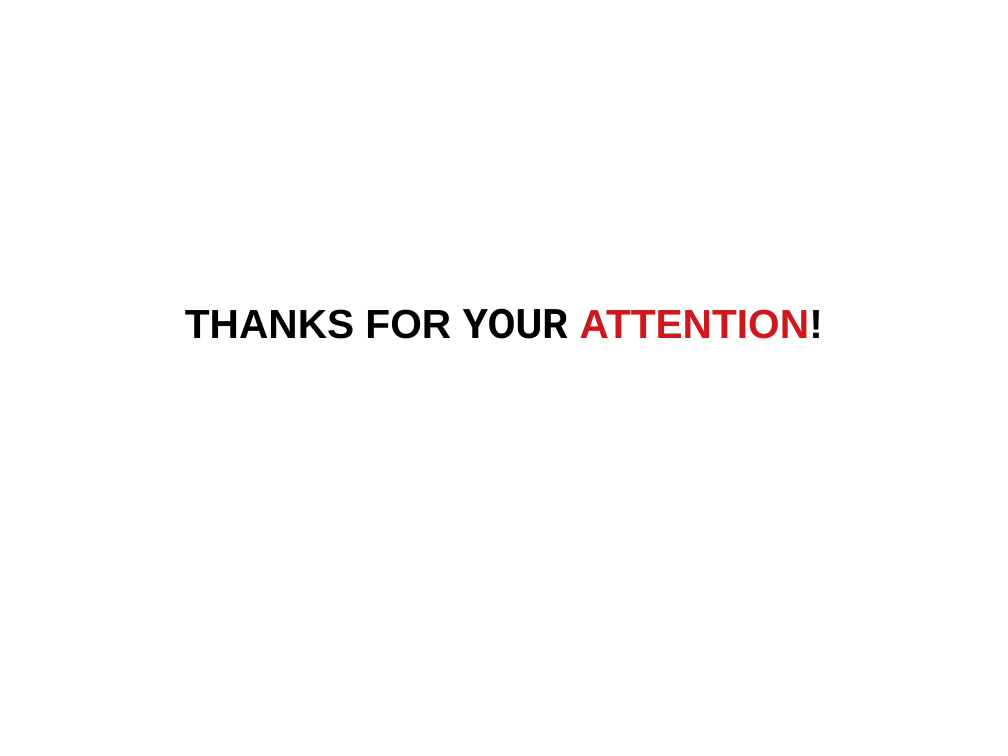
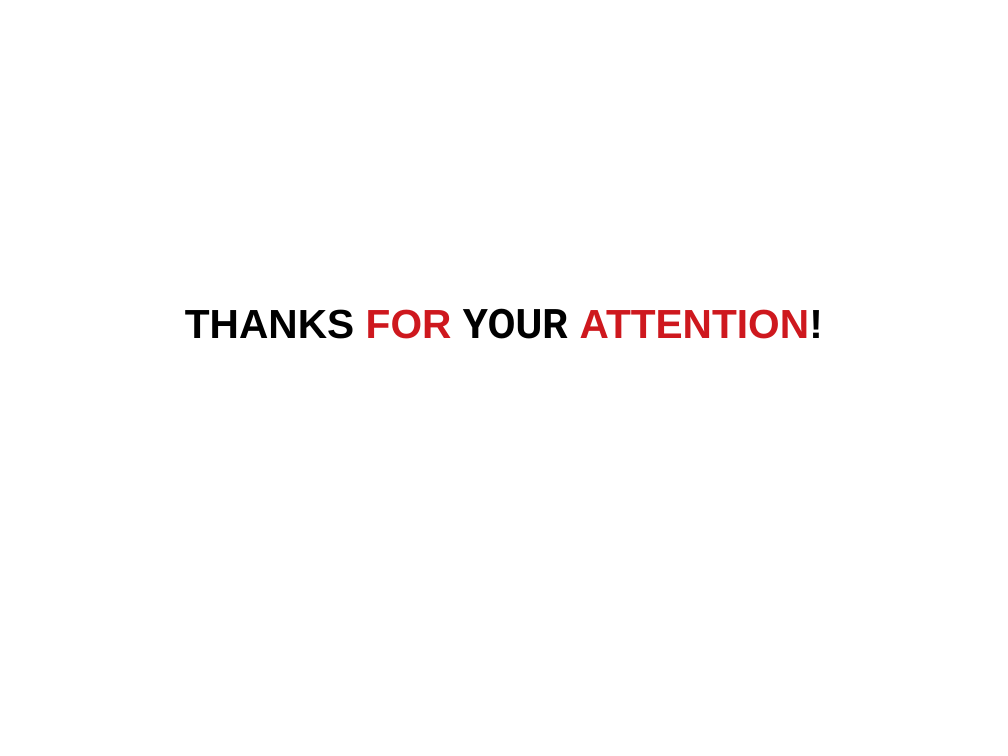
Before and after one commit to vndee/datamining, a slide deck: slide 13 of materials/slide.odp. Drawn at 1008x756 pixels with LibreOffice and Linux fonts; fonts in the diff are those of the drawing. Boxes give left, top, right and bottom in pixels: in the first picture for what was removed or moved away, otherwise in the second. Text is boxed around its words. In the diff, an @@ line names an element or a change of style, - is before the commit and + after.

```diff
--- a/materials/slide.odp
+++ b/materials/slide.odp
@@ text "THANKS FOR YOUR ATTENTION!" at [185,308,823,339]: text colour #000000 to #CE181E in "FOR" @@
```
Also in this commit, not shown: 3 other files.
